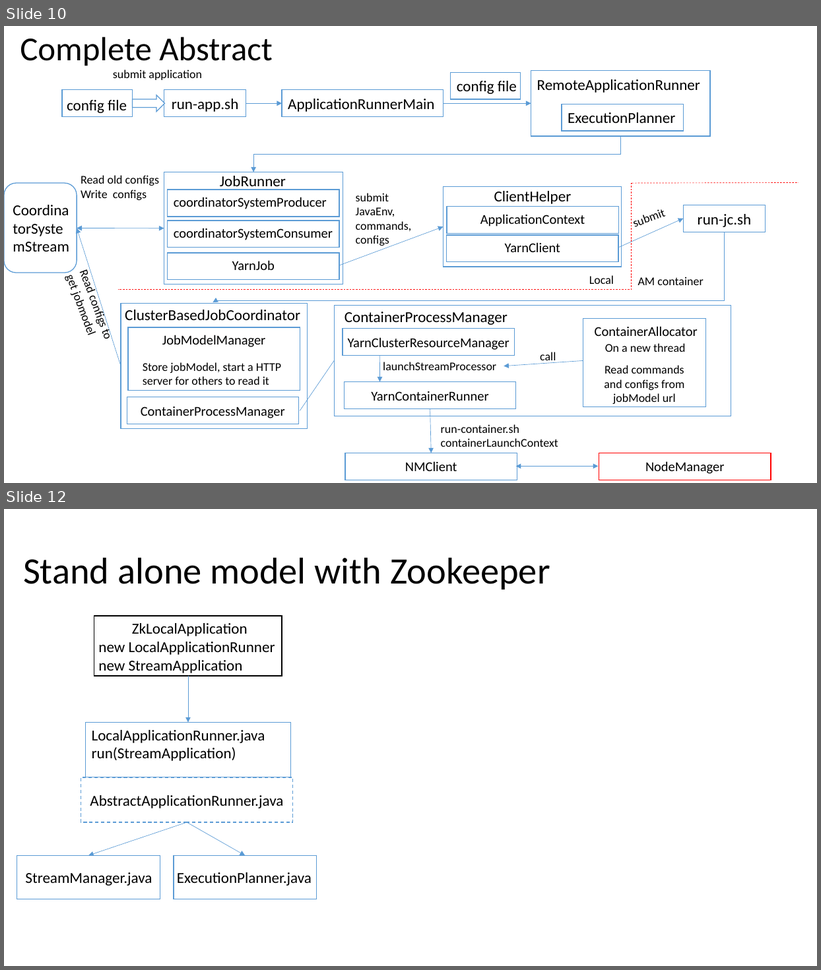
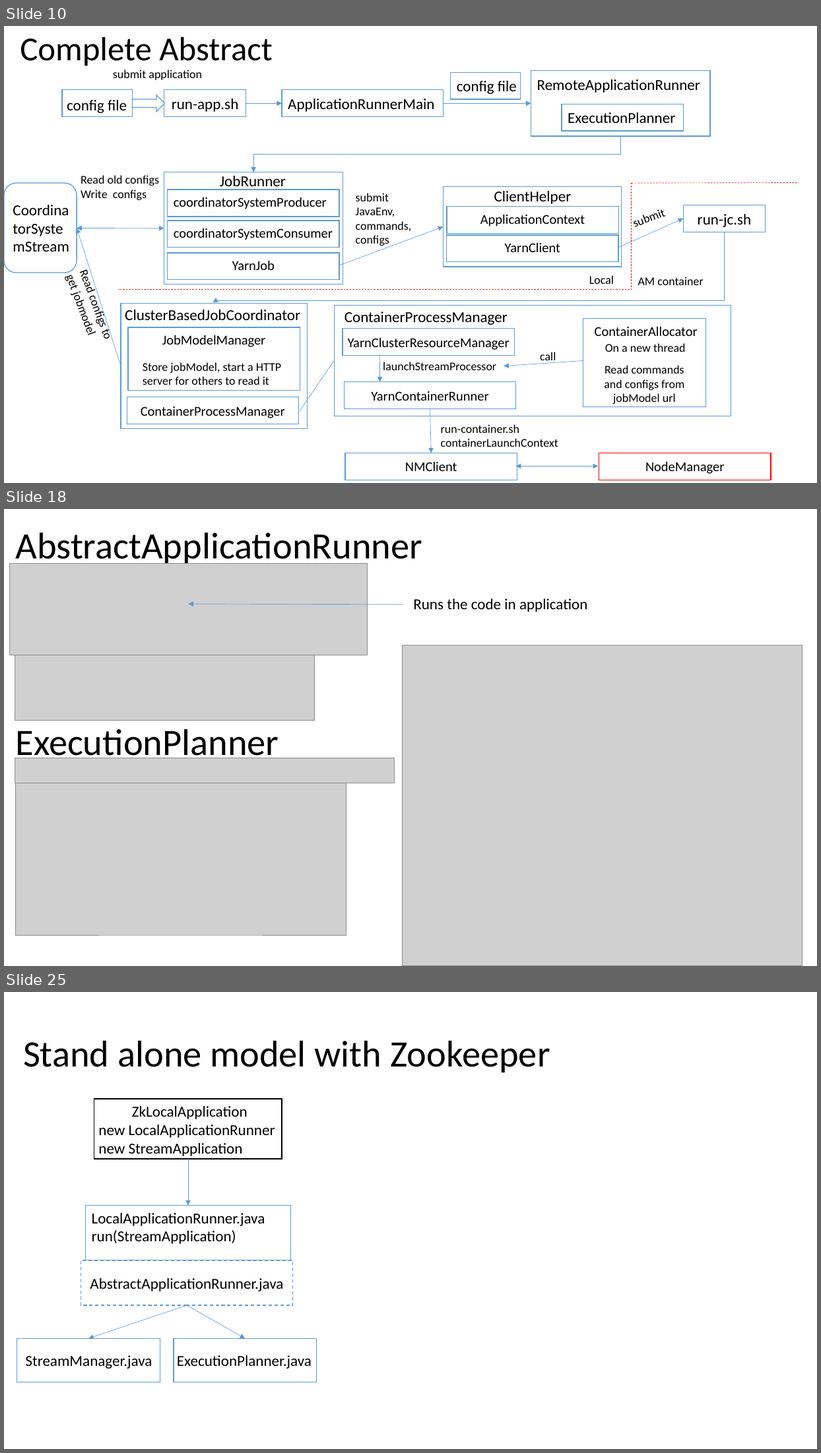
Before and after one commit to Swrrt/Samza-Documents, a slide deck: Documentation/SamzaStructure.pptx. Shown one above the other, each under a label of ours: slides 10 and 12 before the commit, slides 10, 18 and 25 after it; the slides between them are not shown. The pictures are 821x970 and 821x1453 pixels, drawn with LibreOffice and Linux fonts; fonts in the diff are those of the drawing; grey boxes stand for pictures. Boxes give left, top, right and bottom in pixels: in the first picture for what was removed or moved away, otherwise in the second. Text is boxed around its words. In the diff, an @@ line names an element or a change of style, - is before the commit and + after.

```diff
--- a/Documentation/SamzaStructure.pptx
+++ b/Documentation/SamzaStructure.pptx
@@ slide 18 added at box(4, 509, 817, 966), background #FFFFFF @@
@@ title added at box(16, 532, 423, 568), 44 pt, text #000000 @@
+AbstractApplicationRunner
@@ picture added at box(9, 563, 367, 655) @@
@@ arrow added from (403, 605) to (188, 604), #5B9BD5 0.5 pt @@
@@ text added at box(413, 599, 587, 612), 18 pt, text #000000 @@
+Runs the code in application
@@ picture added at box(403, 646, 803, 966) @@
@@ picture added at box(15, 655, 315, 720) @@
@@ text added at box(15, 729, 279, 764), 44 pt, text #000000 @@
+ExecutionPlanner
@@ picture added at box(15, 758, 395, 784) @@
@@ picture added at box(15, 783, 346, 935) @@
@@ what was slide 12 is now slide 25 @@
```
Also in this commit, not shown: 1 slide changed, 12 other slides added.
